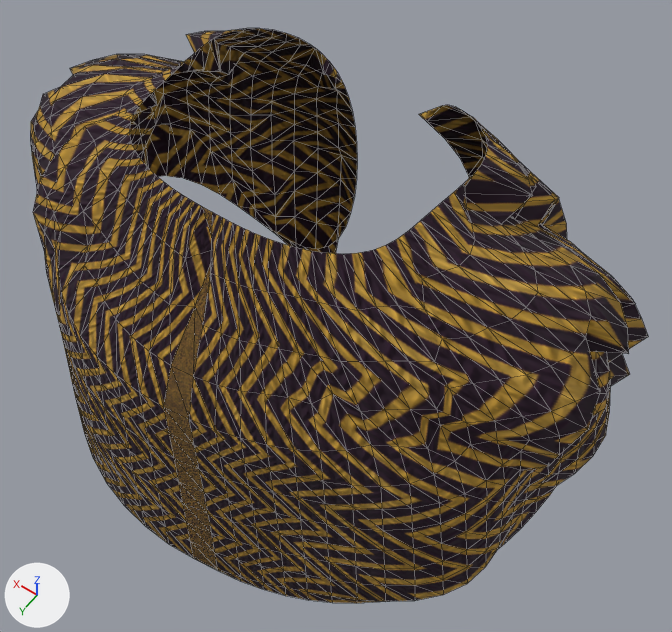
An edit to the glTF model game/assets/characters/cast/evelyn_marsh/evelyn_marsh__c_over.gltf, drawn before and after from the same camera.
The view is the same before and after, from a 50 mm camera at (-0.279, 0.321, 1.752) aimed at (-0.018, -0.044, 1.179). Lighting does not change. The marker at lower left points along +X, +Y and +Z. The older version comes first. Mesh edges are drawn as thin lines. Vertices at exactly the same position are counted once.

Objects in the first picture: 'Shawl'.
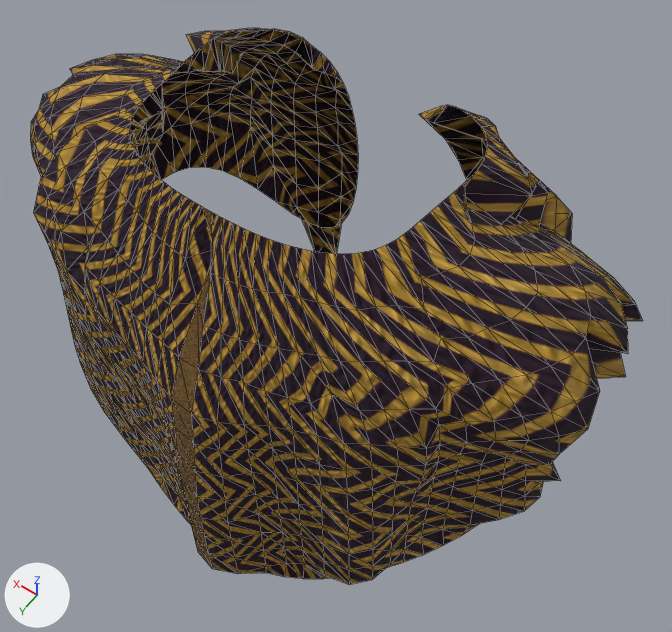
What differs and where, as boxes [x1, y1, x2, y2] in the pictures (672 x 632 px; the box of a moved part takes in the faces that stretch with it):
'Shawl', reshaped
    before: [30, 28, 648, 603]
    after: [30, 28, 643, 584]
part 1 of me_shawl, moved or reshaped
    before: [31, 28, 647, 601]
    after: [31, 28, 643, 584]
part 2 of me_shawl, surface changed
    before: [52, 30, 648, 603]
    after: [67, 29, 625, 584]

The change in detail:
me_shawl is used by ob_shawl; location (0.0, 0.0, 0.0).
me_shawl had 871 vertices, 1584 faces and spanned x -0.238..0.242, y -0.211..0.137, z 1.011..1.365.
me_shawl now has 871 vertices, 1584 faces and spans x -0.233..0.233, y -0.211..0.133, z 1.003..1.365.
me_shawl part 1: 639 of 871 vertices moved; they spanned x -0.238..0.242, y -0.211..0.137, z 1.011..1.35 and now span x -0.23..0.232, y -0.211..0.133, z 1.003..1.352; mean shift (0.0, -0.003, 0.007); largest move (-0.154, -0.152, 1.088) -> (-0.159, -0.16, 1.201).
me_shawl part 2: 778 kept faces spanning x -0.23..0.232, y -0.211..0.133, z 1.003..1.364 get new texture (UV) coordinates.
